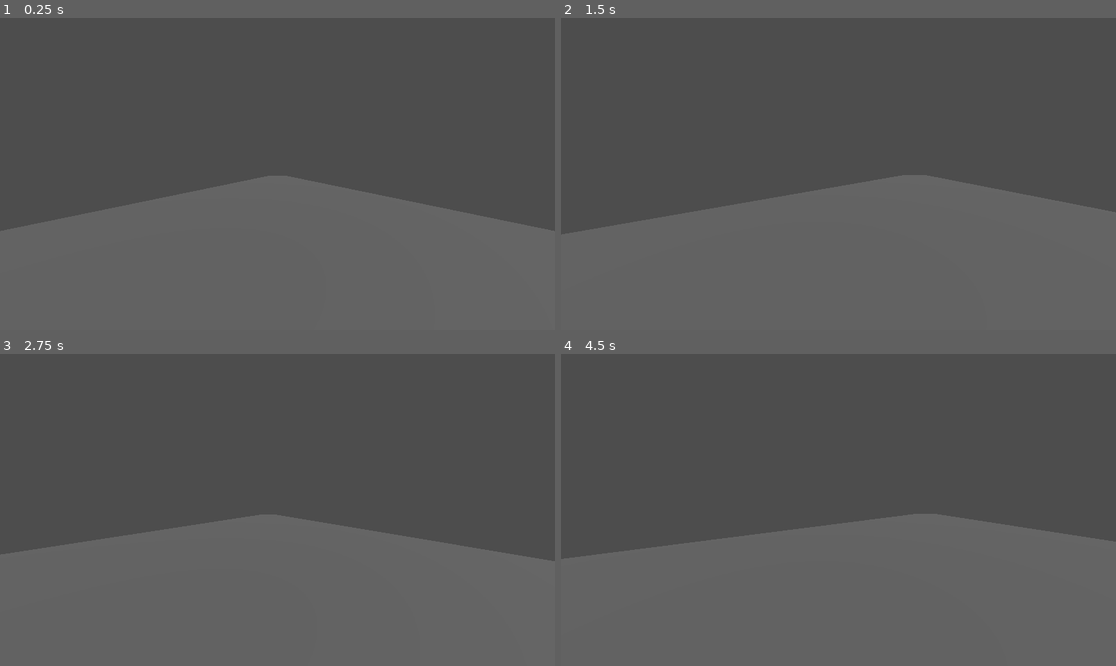
Above: before the commit, frames 1-4 (two rows, left to right).
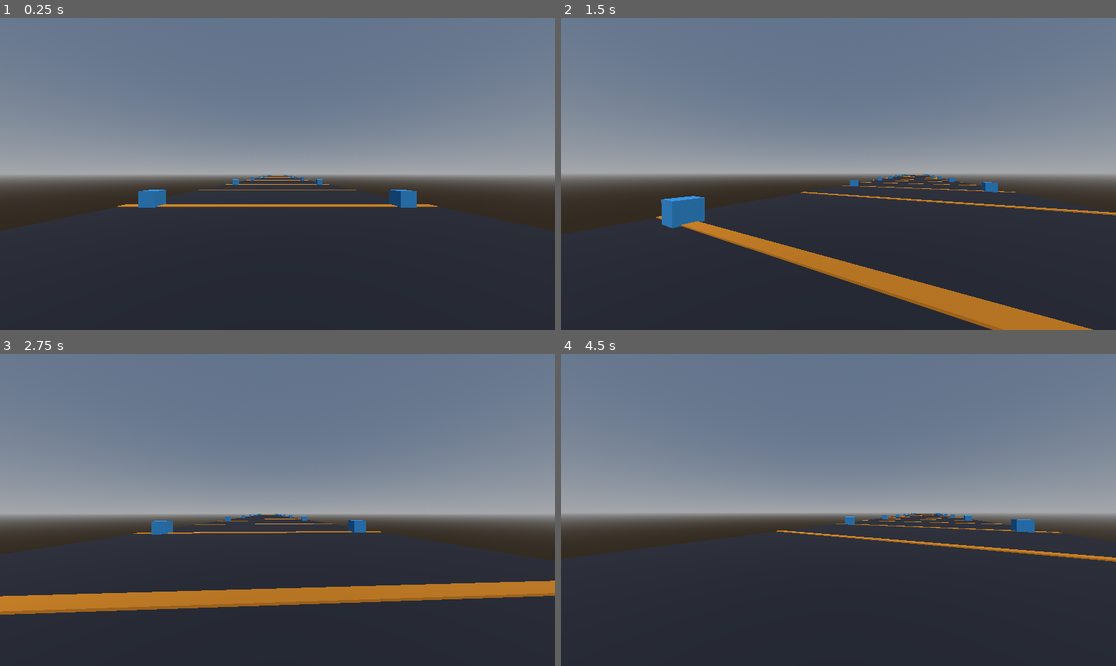
Above: after the commit, the same moments.

Repository: Crawford-Young/what-is-dark
Game: Godot game, scene res://scenes/slice.tscn
Two runs of this game, one before a commit and one after it. Both use one fixed random seed, a clock stepped at 60 frames per second and the inputs below.
Inputs (mouse positions are in pixels of both pictures, inside the frame that each line leads up to):
- Up to frame 1 (0.25 s): no input
- Up to frame 2 (1.5 s): tap Enter at 0.5 s; move the mouse to (866, 174) at 0.52 s; hold Q (glance) 0.53-1.28 s; hold W (move_forward) from 0.53 s (still down); click (866, 174) at 0.67 s; tap Space (jump) at 0.77 s; move the mouse to (810, 174) at 1.27 s; tap Shift at 1.35 s
- Up to frame 3 (2.75 s): keep holding W (move_forward); tap Space (jump) at 1.52 s; move the mouse to (288, 503) at 2.02 s; tap Alt at 2.1 s
- Up to frame 4 (4.5 s): keep holding W (move_forward); move the mouse to (832, 516) at 2.77 s; tap Ctrl at 2.85 s; click (832, 516) at 2.92 s; tap Space (jump) at 3.02, 3.77 s; move the mouse to (877, 513) at 3.52 s; hold Q (glance) 3.53-4.28 s; move the mouse to (794, 506) at 4.27 s; tap Shift at 4.35 s

The runs differ from the first frame. In frame 1, 98% of the frame differs, in the area x 0-100%, y 0-100%; in frame 2, 98%; in frame 3, 98%; in frame 4, 98%.

Commit message:
feat: greybox motion-reference visuals for playtest
Co-Authored-By: Claude Fable 5 <noreply@anthropic.com>

Diff:
--- a/scenes/slice.tscn
+++ b/scenes/slice.tscn
@@ -1,14 +1,44 @@
-[gd_scene load_steps=4 format=3]
+[gd_scene load_steps=12 format=3]
 
 [ext_resource type="PackedScene" path="res://scenes/player.tscn" id="1"]
 
 [sub_resource type="BoxShape3D" id="ground_shape"]
 size = Vector3(20, 1, 220)
 
+[sub_resource type="StandardMaterial3D" id="ground_mat"]
+albedo_color = Color(0.15, 0.16, 0.2, 1)
+
 [sub_resource type="BoxMesh" id="ground_mesh"]
+material = SubResource("ground_mat")
 size = Vector3(20, 1, 220)
 
+[sub_resource type="StandardMaterial3D" id="stripe_mat"]
+albedo_color = Color(0.9, 0.55, 0.1, 1)
+
+[sub_resource type="BoxMesh" id="stripe_mesh"]
+material = SubResource("stripe_mat")
+size = Vector3(20, 0.05, 0.5)
+
+[sub_resource type="StandardMaterial3D" id="cube_mat"]
+albedo_color = Color(0.2, 0.6, 0.9, 1)
+
+[sub_resource type="BoxMesh" id="cube_mesh"]
+material = SubResource("cube_mat")
+size = Vector3(1, 1, 1)
+
+[sub_resource type="ProceduralSkyMaterial" id="sky_mat"]
+
+[sub_resource type="Sky" id="sky"]
+sky_material = SubResource("sky_mat")
+
+[sub_resource type="Environment" id="env"]
+background_mode = 2
+sky = SubResource("sky")
+
 [node name="Slice" type="Node3D"]
+
+[node name="WorldEnvironment" type="WorldEnvironment" parent="."]
+environment = SubResource("env")
 
 [node name="Sun" type="DirectionalLight3D" parent="."]
 transform = Transform3D(0.7, -0.5, 0.5, 0, 0.7, 0.7, -0.7, -0.5, 0.5, 0, 10, 0)
@@ -23,5 +53,165 @@
 [node name="GroundMesh" type="MeshInstance3D" parent="Ground"]
 mesh = SubResource("ground_mesh")
 
+[node name="Stripes" type="Node3D" parent="."]
+
+[node name="Stripe_010" type="MeshInstance3D" parent="Stripes"]
+transform = Transform3D(1, 0, 0, 0, 1, 0, 0, 0, 1, 0, 0.03, -10)
+mesh = SubResource("stripe_mesh")
+
+[node name="Stripe_020" type="MeshInstance3D" parent="Stripes"]
+transform = Transform3D(1, 0, 0, 0, 1, 0, 0, 0, 1, 0, 0.03, -20)
+mesh = SubResource("stripe_mesh")
+
+[node name="Stripe_030" type="MeshInstance3D" parent="Stripes"]
+transform = Transform3D(1, 0, 0, 0, 1, 0, 0, 0, 1, 0, 0.03, -30)
+mesh = SubResource("stripe_mesh")
+
+[node name="Stripe_040" type="MeshInstance3D" parent="Stripes"]
+transform = Transform3D(1, 0, 0, 0, 1, 0, 0, 0, 1, 0, 0.03, -40)
+mesh = SubResource("stripe_mesh")
+
+[node name="Stripe_050" type="MeshInstance3D" parent="Stripes"]
+transform = Transform3D(1, 0, 0, 0, 1, 0, 0, 0, 1, 0, 0.03, -50)
+mesh = SubResource("stripe_mesh")
+
+[node name="Stripe_060" type="MeshInstance3D" parent="Stripes"]
+transform = Transform3D(1, 0, 0, 0, 1, 0, 0, 0, 1, 0, 0.03, -60)
+mesh = SubResource("stripe_mesh")
+
+[node name="Stripe_070" type="MeshInstance3D" parent="Stripes"]
+transform = Transform3D(1, 0, 0, 0, 1, 0, 0, 0, 1, 0, 0.03, -70)
+mesh = SubResource("stripe_mesh")
+
+[node name="Stripe_080" type="MeshInstance3D" parent="Stripes"]
+transform = Transform3D(1, 0, 0, 0, 1, 0, 0, 0, 1, 0, 0.03, -80)
+mesh = SubResource("stripe_mesh")
+
+[node name="Stripe_090" type="MeshInstance3D" parent="Stripes"]
+transform = Transform3D(1, 0, 0, 0, 1, 0, 0, 0, 1, 0, 0.03, -90)
+mesh = SubResource("stripe_mesh")
+
+[node name="Stripe_100" type="MeshInstance3D" parent="Stripes"]
+transform = Transform3D(1, 0, 0, 0, 1, 0, 0, 0, 1, 0, 0.03, -100)
+mesh = SubResource("stripe_mesh")
+
+[node name="Stripe_110" type="MeshInstance3D" parent="Stripes"]
+transform = Transform3D(1, 0, 0, 0, 1, 0, 0, 0, 1, 0, 0.03, -110)
+mesh = SubResource("stripe_mesh")
+
+[node name="Stripe_120" type="MeshInstance3D" parent="Stripes"]
+transform = Transform3D(1, 0, 0, 0, 1, 0, 0, 0, 1, 0, 0.03, -120)
+mesh = SubResource("stripe_mesh")
+
+[node name="Stripe_130" type="MeshInstance3D" parent="Stripes"]
+transform = Transform3D(1, 0, 0, 0, 1, 0, 0, 0, 1, 0, 0.03, -130)
+mesh = SubResource("stripe_mesh")
+
+[node name="Stripe_140" type="MeshInstance3D" parent="Stripes"]
+transform = Transform3D(1, 0, 0, 0, 1, 0, 0, 0, 1, 0, 0.03, -140)
+mesh = SubResource("stripe_mesh")
+
+[node name="Stripe_150" type="MeshInstance3D" parent="Stripes"]
+transform = Transform3D(1, 0, 0, 0, 1, 0, 0, 0, 1, 0, 0.03, -150)
+mesh = SubResource("stripe_mesh")
+
+[node name="Stripe_160" type="MeshInstance3D" parent="Stripes"]
+transform = Transform3D(1, 0, 0, 0, 1, 0, 0, 0, 1, 0, 0.03, -160)
+mesh = SubResource("stripe_mesh")
+
+[node name="Stripe_170" type="MeshInstance3D" parent="Stripes"]
+transform = Transform3D(1, 0, 0, 0, 1, 0, 0, 0, 1, 0, 0.03, -170)
+mesh = SubResource("stripe_mesh")
+
+[node name="Stripe_180" type="MeshInstance3D" parent="Stripes"]
+transform = Transform3D(1, 0, 0, 0, 1, 0, 0, 0, 1, 0, 0.03, -180)
+mesh = SubResource("stripe_mesh")
+
+[node name="Stripe_190" type="MeshInstance3D" parent="Stripes"]
+transform = Transform3D(1, 0, 0, 0, 1, 0, 0, 0, 1, 0, 0.03, -190)
+mesh = SubResource("stripe_mesh")
+
+[node name="SideCubes" type="Node3D" parent="."]
+
+[node name="Cube_L_010" type="MeshInstance3D" parent="SideCubes"]
+transform = Transform3D(1, 0, 0, 0, 1, 0, 0, 0, 1, -8, 0.5, -10)
+mesh = SubResource("cube_mesh")
+
+[node name="Cube_R_010" type="MeshInstance3D" parent="SideCubes"]
+transform = Transform3D(1, 0, 0, 0, 1, 0, 0, 0, 1, 8, 0.5, -10)
+mesh = SubResource("cube_mesh")
+
+[node name="Cube_L_030" type="MeshInstance3D" parent="SideCubes"]
+transform = Transform3D(1, 0, 0, 0, 1, 0, 0, 0, 1, -8, 0.5, -30)
+mesh = SubResource("cube_mesh")
+
+[node name="Cube_R_030" type="MeshInstance3D" parent="SideCubes"]
+transform = Transform3D(1, 0, 0, 0, 1, 0, 0, 0, 1, 8, 0.5, -30)
+mesh = SubResource("cube_mesh")
+
+[node name="Cube_L_050" type="MeshInstance3D" parent="SideCubes"]
+transform = Transform3D(1, 0, 0, 0, 1, 0, 0, 0, 1, -8, 0.5, -50)
+mesh = SubResource("cube_mesh")
+
+[node name="Cube_R_050" type="MeshInstance3D" parent="SideCubes"]
+transform = Transform3D(1, 0, 0, 0, 1, 0, 0, 0, 1, 8, 0.5, -50)
+mesh = SubResource("cube_mesh")
+
+[node name="Cube_L_070" type="MeshInstance3D" parent="SideCubes"]
+transform = Transform3D(1, 0, 0, 0, 1, 0, 0, 0, 1, -8, 0.5, -70)
+mesh = SubResource("cube_mesh")
+
+[node name="Cube_R_070" type="MeshInstance3D" parent="SideCubes"]
+transform = Transform3D(1, 0, 0, 0, 1, 0, 0, 0, 1, 8, 0.5, -70)
+mesh = SubResource("cube_mesh")
+
+[node name="Cube_L_090" type="MeshInstance3D" parent="SideCubes"]
+transform = Transform3D(1, 0, 0, 0, 1, 0, 0, 0, 1, -8, 0.5, -90)
+mesh = SubResource("cube_mesh")
+
+[node name="Cube_R_090" type="MeshInstance3D" parent="SideCubes"]
+transform = Transform3D(1, 0, 0, 0, 1, 0, 0, 0, 1, 8, 0.5, -90)
+mesh = SubResource("cube_mesh")
+
+[node name="Cube_L_110" type="MeshInstance3D" parent="SideCubes"]
+transform = Transform3D(1, 0, 0, 0, 1, 0, 0, 0, 1, -8, 0.5, -110)
+mesh = SubResource("cube_mesh")
+
+[node name="Cube_R_110" type="MeshInstance3D" parent="SideCubes"]
+transform = Transform3D(1, 0, 0, 0, 1, 0, 0, 0, 1, 8, 0.5, -110)
+mesh = SubResource("cube_mesh")
+
+[node name="Cube_L_130" type="MeshInstance3D" parent="SideCubes"]
+transform = Transform3D(1, 0, 0, 0, 1, 0, 0, 0, 1, -8, 0.5, -130)
+mesh = SubResource("cube_mesh")
+
+[node name="Cube_R_130" type="MeshInstance3D" parent="SideCubes"]
+transform = Transform3D(1, 0, 0, 0, 1, 0, 0, 0, 1, 8, 0.5, -130)
+mesh = SubResource("cube_mesh")
+
+[node name="Cube_L_150" type="MeshInstance3D" parent="SideCubes"]
+transform = Transform3D(1, 0, 0, 0, 1, 0, 0, 0, 1, -8, 0.5, -150)
+mesh = SubResource("cube_mesh")
+
+[node name="Cube_R_150" type="MeshInstance3D" parent="SideCubes"]
+transform = Transform3D(1, 0, 0, 0, 1, 0, 0, 0, 1, 8, 0.5, -150)
+mesh = SubResource("cube_mesh")
+
+[node name="Cube_L_170" type="MeshInstance3D" parent="SideCubes"]
+transform = Transform3D(1, 0, 0, 0, 1, 0, 0, 0, 1, -8, 0.5, -170)
+mesh = SubResource("cube_mesh")
+
+[node name="Cube_R_170" type="MeshInstance3D" parent="SideCubes"]
+transform = Transform3D(1, 0, 0, 0, 1, 0, 0, 0, 1, 8, 0.5, -170)
+mesh = SubResource("cube_mesh")
+
+[node name="Cube_L_190" type="MeshInstance3D" parent="SideCubes"]
+transform = Transform3D(1, 0, 0, 0, 1, 0, 0, 0, 1, -8, 0.5, -190)
+mesh = SubResource("cube_mesh")
+
+[node name="Cube_R_190" type="MeshInstance3D" parent="SideCubes"]
+transform = Transform3D(1, 0, 0, 0, 1, 0, 0, 0, 1, 8, 0.5, -190)
+mesh = SubResource("cube_mesh")
+
 [node name="Player" parent="." instance=ExtResource("1")]
 transform = Transform3D(1, 0, 0, 0, 1, 0, 0, 0, 1, 0, 1, 0)
